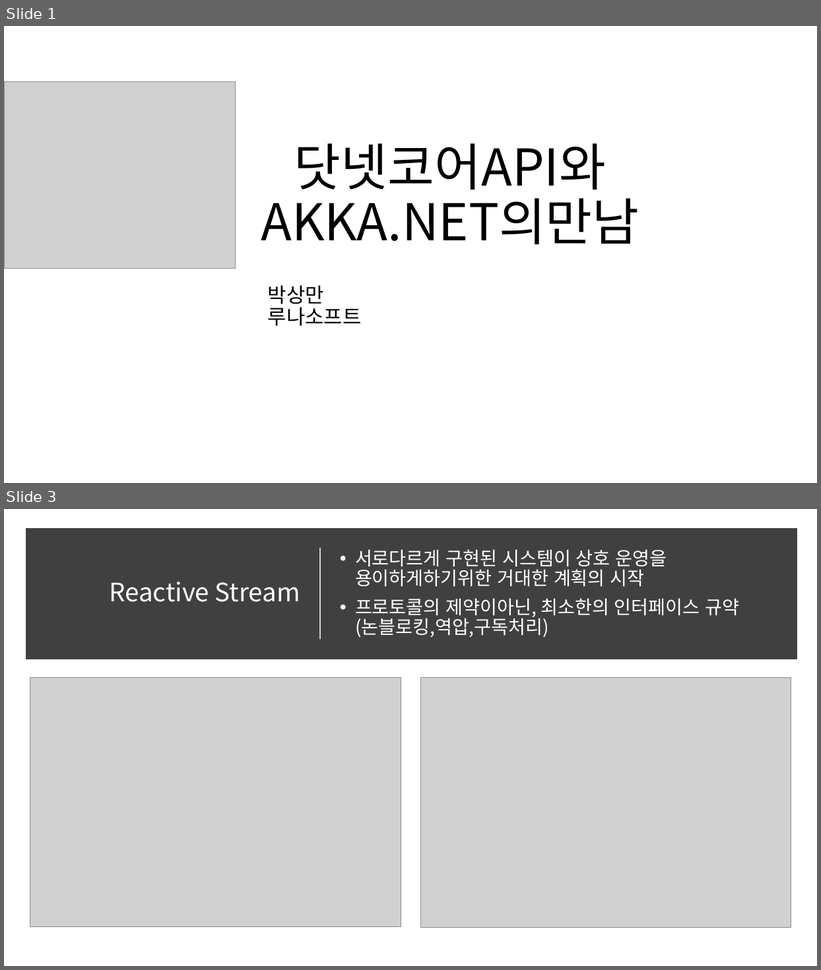
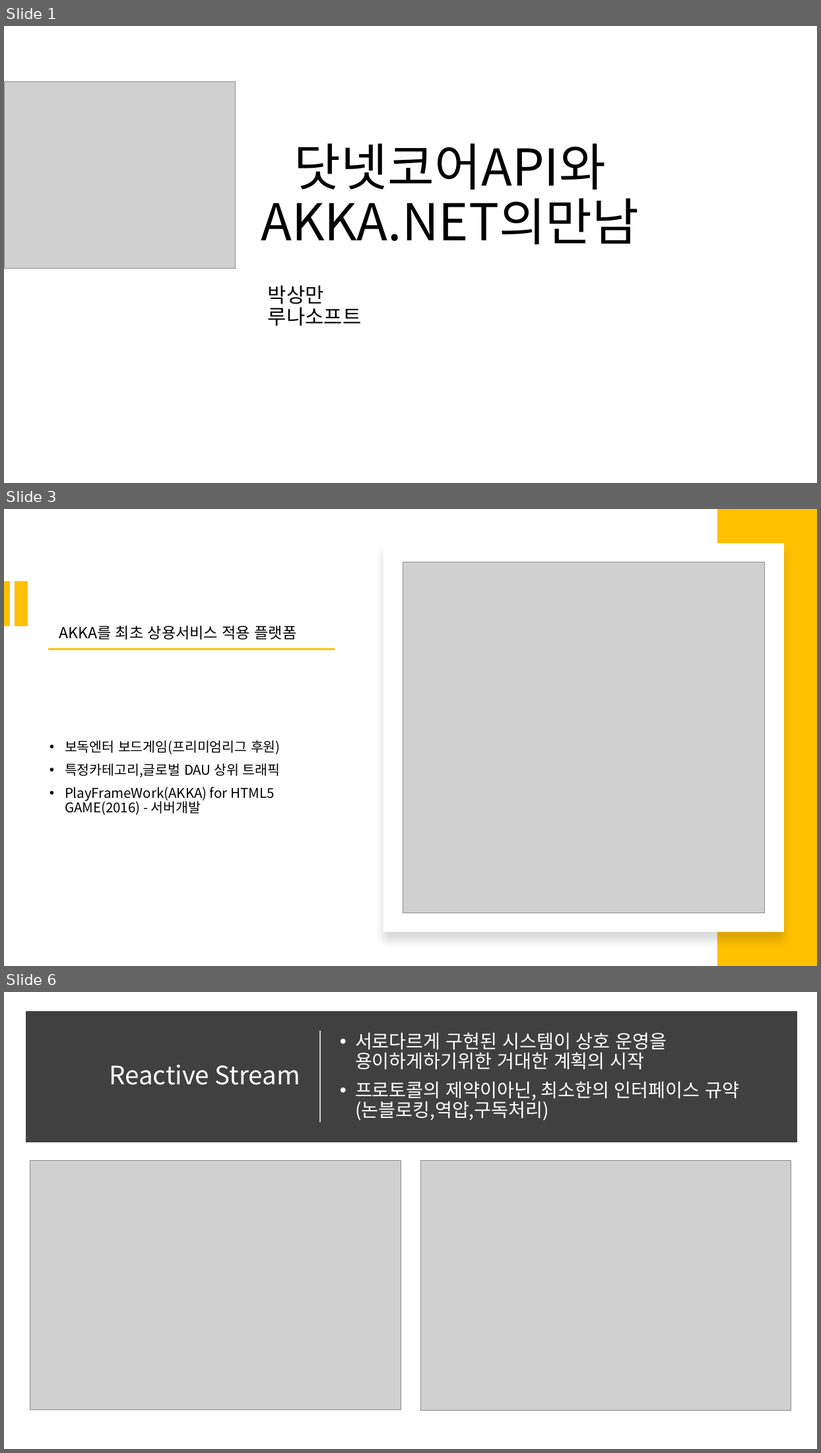
Before and after one commit to psmon/AkkaDotModule, a slide deck: Doc/DotCoreApiWithAkka.pptx. Shown one above the other, each under a label of ours: slides 1 and 3 before the commit, slides 1, 3 and 6 after it; the slides between them are not shown. The pictures are 821x970 and 821x1453 pixels, drawn with LibreOffice and Linux fonts; fonts in the diff are those of the drawing; grey boxes stand for pictures. Boxes give left, top, right and bottom in pixels: in the first picture for what was removed or moved away, otherwise in the second. Text is boxed around its words. In the diff, an @@ line names an element or a change of style, - is before the commit and + after.

```diff
--- a/Doc/DotCoreApiWithAkka.pptx
+++ b/Doc/DotCoreApiWithAkka.pptx
@@ slide 3 added at [4, 509, 817, 966], background #FFFFFF @@
@@ rectangle added at [717, 509, 817, 966], fill #FFC000 @@
@@ rectangle added at [384, 543, 784, 932], fill #FFFFFF @@
@@ picture added at [403, 562, 765, 913] @@
@@ rectangle added at [4, 581, 10, 626], fill #FFC000 @@
@@ rectangle added at [15, 581, 27, 626], fill #FFC000 @@
@@ text added at [59, 626, 297, 640], 18 pt, text #000000 @@
+AKKA를 최초 상용서비스 적용 플랫폼
@@ rectangle added at [48, 649, 335, 650], fill #FFC000 @@
@@ text added at [65, 741, 281, 815], 16 pt, text #000000 @@
+• 보독엔터 보드게임(프리미엄리그 후원)
+• 특정카테고리,글로벌 DAU 상위 트래픽
+• PlayFrameWork(AKKA) for HTML5 GAME(2016) - 서버개발
@@ what was slide 3 is now slide 6 @@
```
Also in this commit, not shown: 5 slides changed, 10 other slides added, 6 slides removed.
